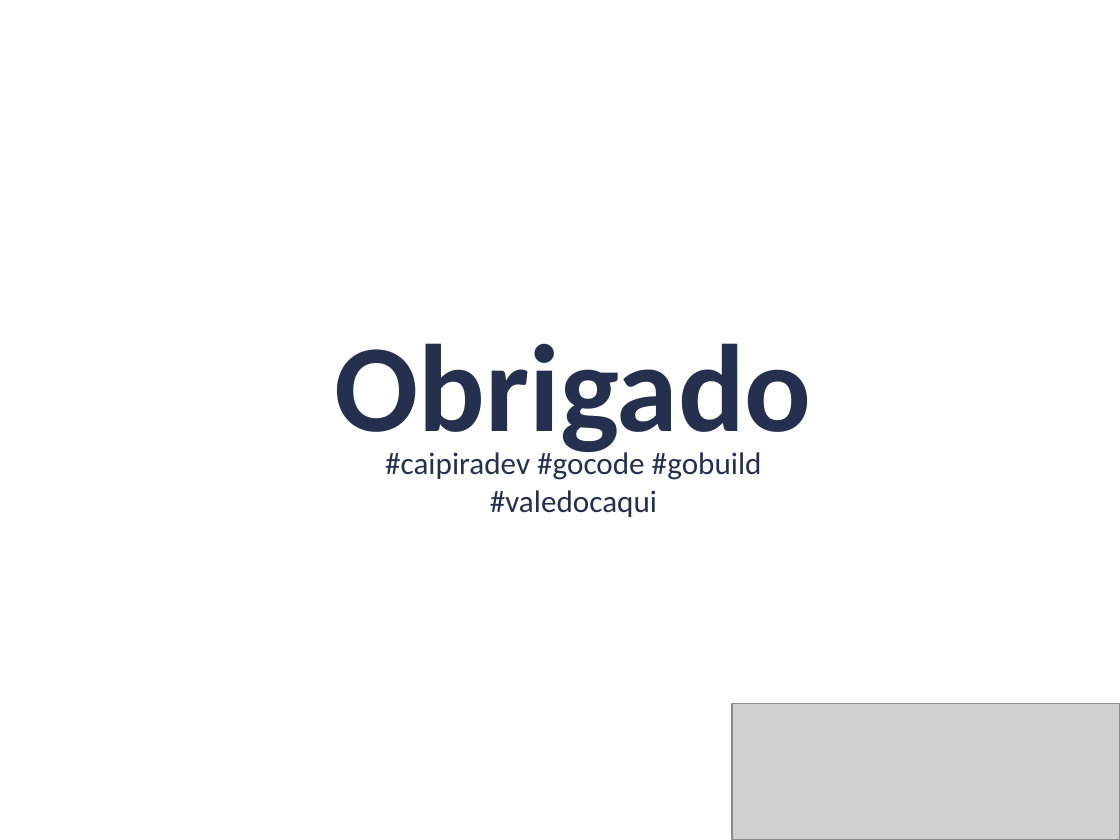
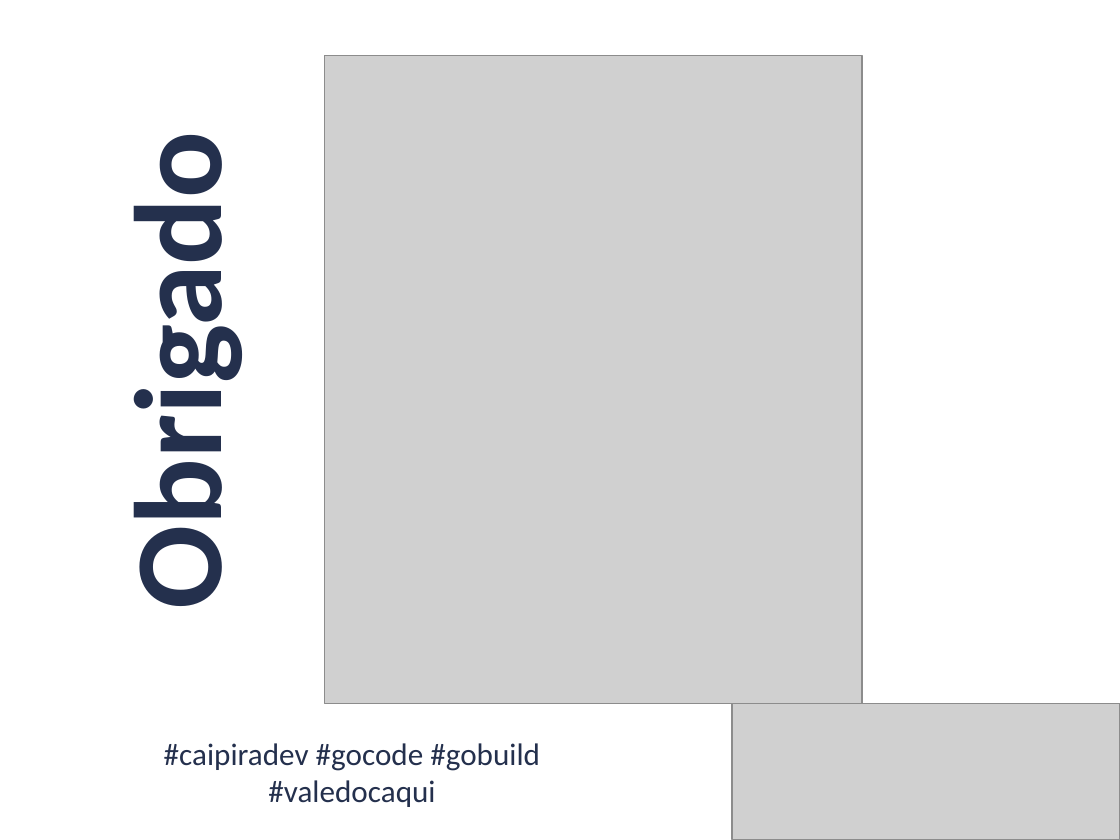
Before and after one commit to paulomaestro7/TimeManagement, a slide deck: slide 17 of CaquiTalks19022020.pptx. Drawn at 1120x840 pixels with LibreOffice and Linux fonts; fonts in the diff are those of the drawing; grey boxes stand for pictures. Boxes give left, top, right and bottom in pixels: in the first picture for what was removed or moved away, otherwise in the second. Text is boxed around its words. In the diff, an @@ line names an element or a change of style, - is before the commit and + after.

```diff
--- a/CaquiTalks19022020.pptx
+++ b/CaquiTalks19022020.pptx
@@ text "Obrigado": place and size @@
-text "Obrigado" at bbox=[335, 343, 812, 460]
+text "Obrigado" at bbox=[103, 179, 255, 595]
@@ text "Obrigado" at bbox=[103, 179, 255, 595]: rotation 0 to 270 degrees @@
@@ picture added at bbox=[324, 56, 861, 703] @@
@@ text "#caipiradev #gocode #gobuild #valedocaqui" rewrapped from bbox=[385, 448, 762, 517] to bbox=[164, 743, 540, 807] @@
```
